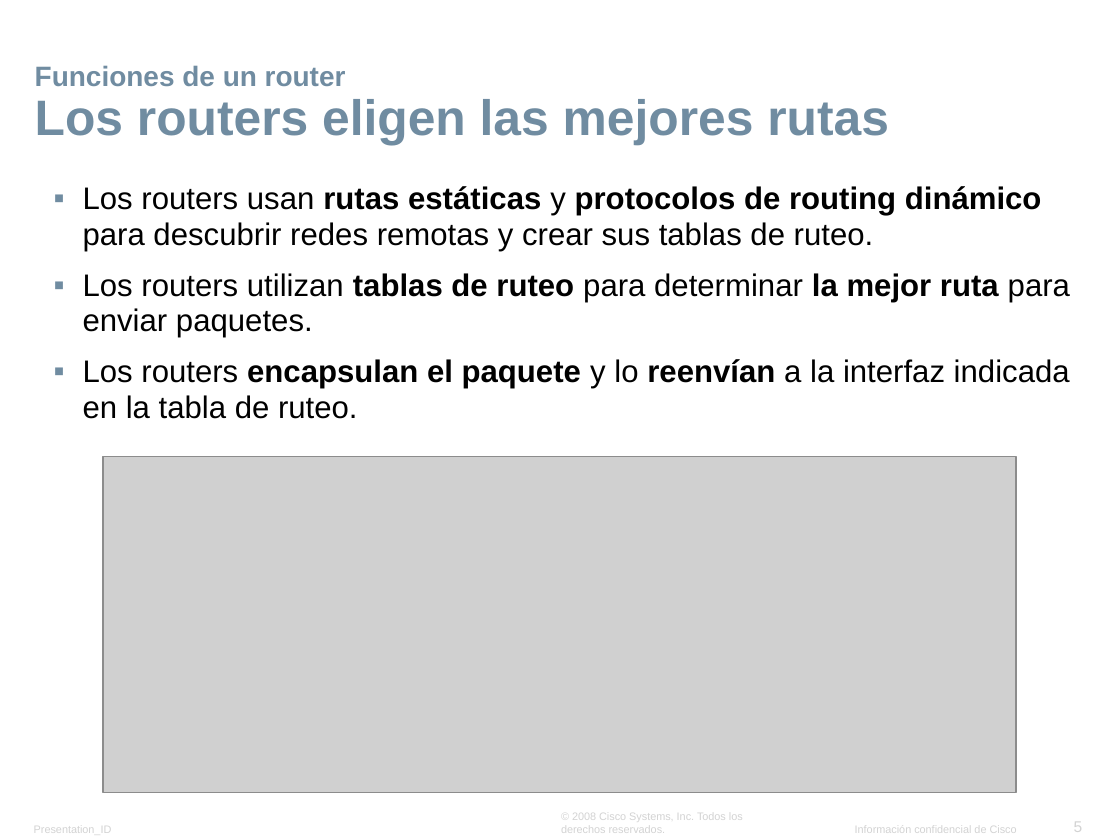
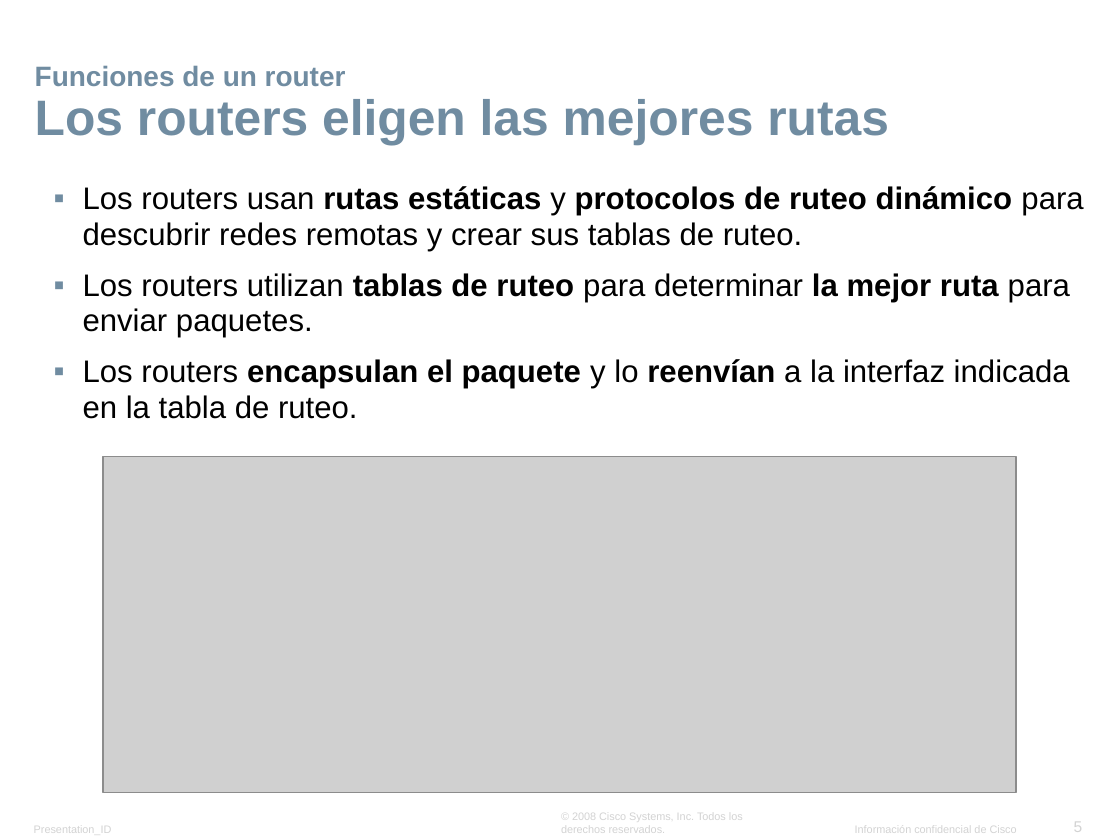
Before and after one commit to lizetheP/Seguridad, a slide deck: slide 5 of Calendario2024/Presentaciones/1_Configuracion.pptx. Drawn at 1120x840 pixels with LibreOffice and Linux fonts; fonts in the diff are those of the drawing; grey boxes stand for pictures; background and template pictures are left out. Boxes give left, top, right and bottom in pixels: in the first picture for what was removed or moved away, otherwise in the second. Text is boxed around its words. In the diff, an @@ line names an element or a change of style, - is before the commit and + after.

```diff
--- a/Calendario2024/Presentaciones/1_Configuracion.pptx
+++ b/Calendario2024/Presentaciones/1_Configuracion.pptx
@@ text at (83, 186, 1083, 251): text changed @@
-▪ Los routers usan rutas estáticas y protocolos de routing dinámico para descubrir redes remotas y crear sus tablas de ruteo.
+▪ Los routers usan rutas estáticas y protocolos de ruteo dinámico para descubrir redes remotas y crear sus tablas de ruteo.
```
Also in this commit, not shown: 17 other files.
